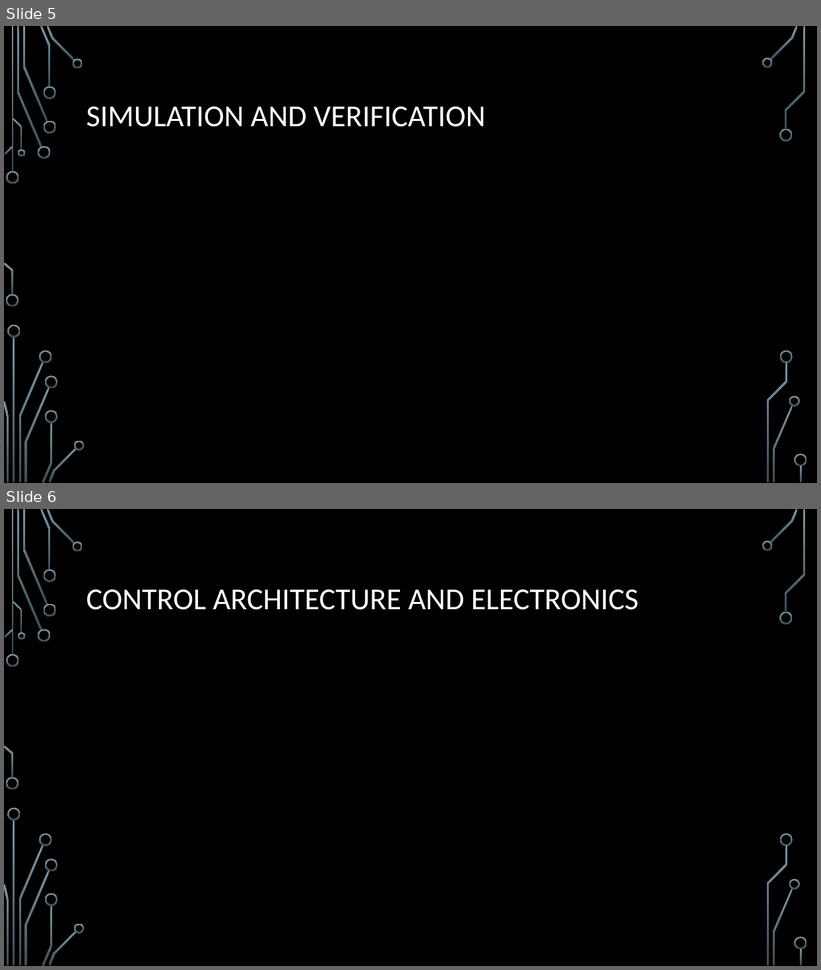
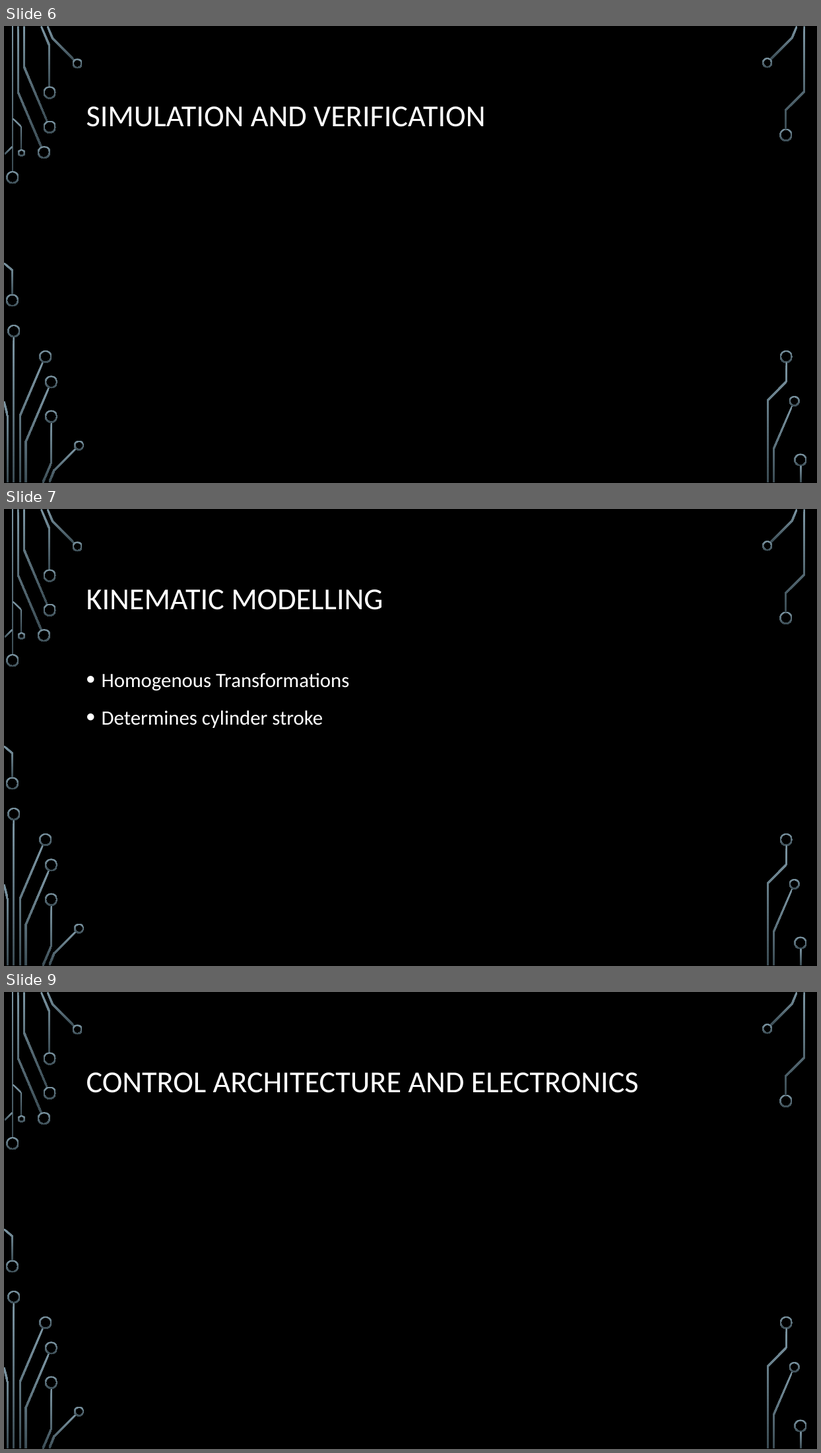
Before and after one commit to Logiant/AgileRoboticControls, a slide deck: Design Powerpoint.pptx. Shown one above the other, each under a label of ours: slides 5 and 6 before the commit, slides 6, 7 and 9 after it; the slides between them are not shown. The pictures are 821x970 and 821x1453 pixels, drawn with LibreOffice and Linux fonts; fonts in the diff are those of the drawing; background and template pictures are left out. Boxes give left, top, right and bottom in pixels: in the first picture for what was removed or moved away, otherwise in the second. Text is boxed around its words. In the diff, an @@ line names an element or a change of style, - is before the commit and + after.

```diff
--- a/Design Powerpoint.pptx
+++ b/Design Powerpoint.pptx
@@ slide 7 added at (x1=4, y1=509, x2=817, y2=966), background picture (left out); not listed: 36 template elements that a slide beside it also shows @@
@@ title added at (x1=86, y1=590, x2=383, y2=610), 36 pt, text #FFFFFF @@
+KINEMATIC MODELLING
@@ text added at (x1=102, y1=673, x2=349, y2=728), 24 pt, text #FFFFFF @@
+• Homogenous Transformations
+• Determines cylinder stroke
@@ what was slide 5 is now slide 6 @@
@@ what was slide 6 is now slide 9 @@
```
Also in this commit, not shown: 3 other slides added, 1 slide removed.
